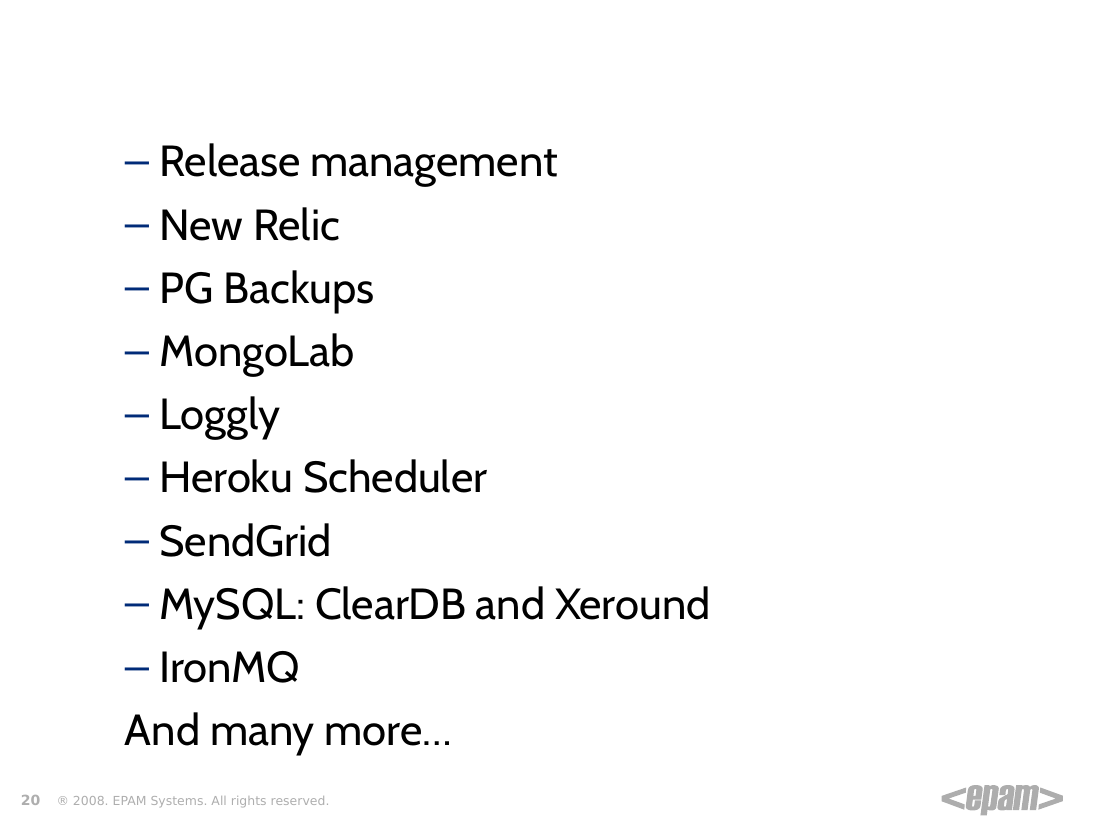
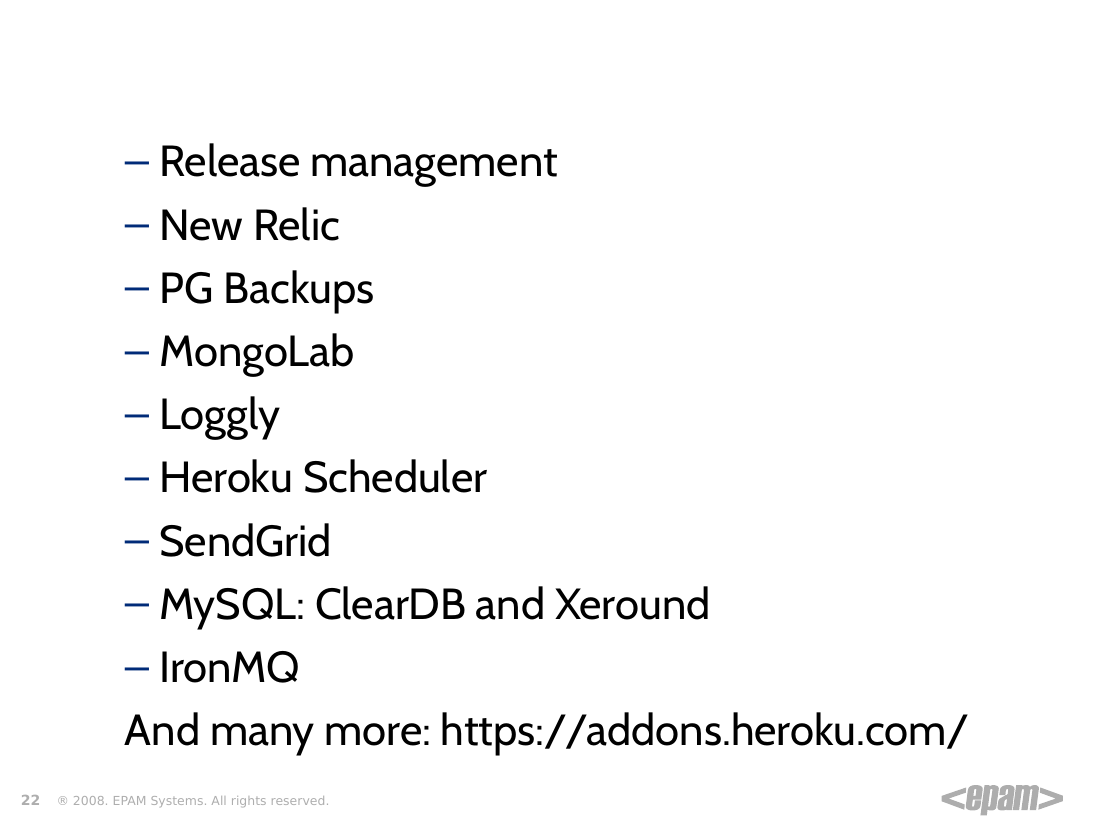
Before and after one commit to zgorbe/Heroku-HelloWorld, a slide deck: slide 22 of Heroku.ppt (slide 20 before the commit). Drawn at 1120x840 pixels with LibreOffice and Linux fonts; fonts in the diff are those of the drawing; background and template pictures are left out. Boxes give left, top, right and bottom in pixels: in the first picture for what was removed or moved away, otherwise in the second. Text is boxed around its words. In the diff, an @@ line names an element or a change of style, - is before the commit and + after.

Commit message:
Heroku docs updated

```diff
--- a/Heroku.ppt
+++ b/Heroku.ppt
@@ text at [125,712,970,756]: text changed @@
-  And many more…
+  And many more: https://addons.heroku.com/
@@ page number at [21,795,40,805]: text changed @@
-20
+22
```
Also in this commit, not shown: 11 other slides changed, 2 slides added, 1 other file.
